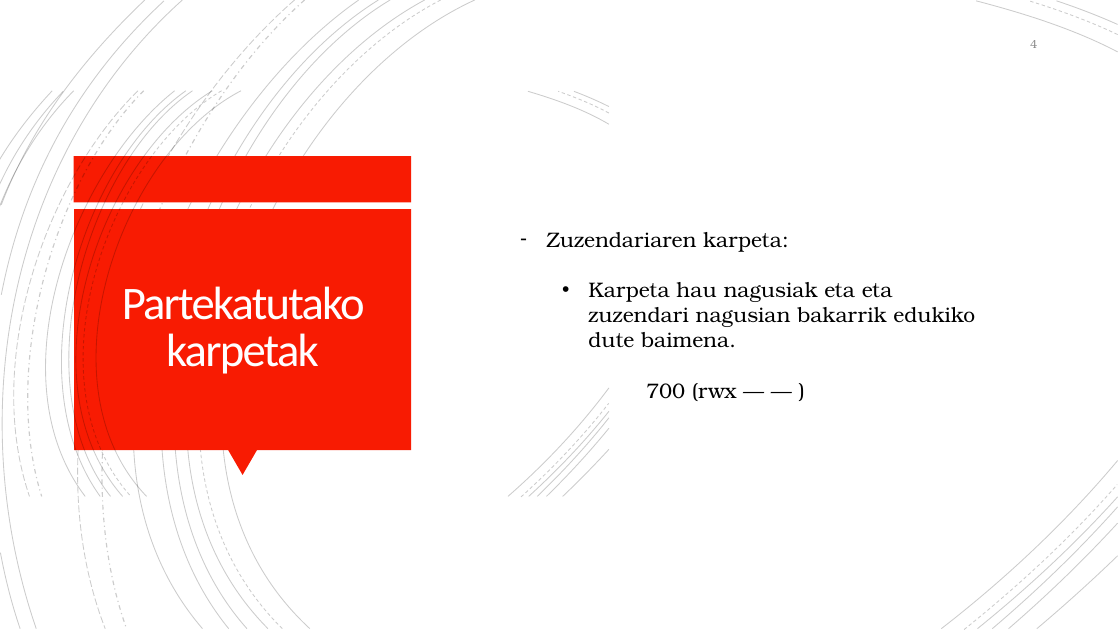
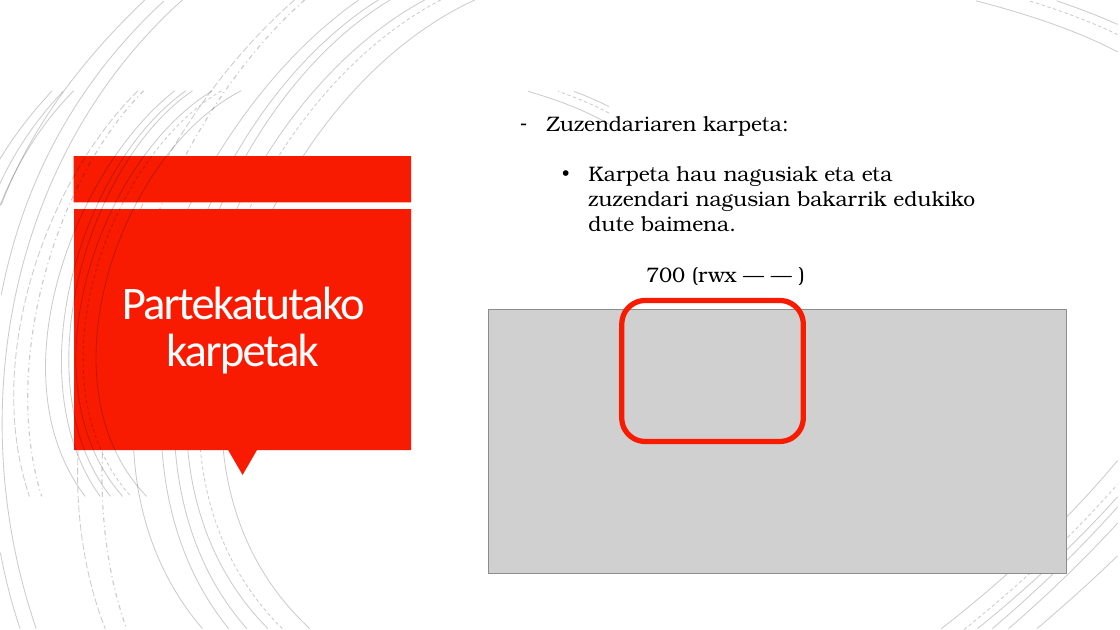
Before and after one commit to OceansForce/Erronka_5_Taldea, a slide deck: slide 4 of Aurkezpena/AurkezpenaTaldea5.pptx. Drawn at 1120x630 pixels with LibreOffice and Linux fonts; fonts in the diff are those of the drawing; grey boxes stand for pictures; background and template pictures are left out. Boxes give left, top, right and bottom in pixels: in the first picture for what was removed or moved away, otherwise in the second. Text is boxed around its words. In the diff, an @@ line names an element or a change of style, - is before the commit and + after.

```diff
--- a/Aurkezpena/AurkezpenaTaldea5.pptx
+++ b/Aurkezpena/AurkezpenaTaldea5.pptx
@@ page number removed at [1030, 40, 1037, 48] @@
-4
@@ text "Zuzendariaren karpeta:" rewrapped from [546, 232, 975, 401] to [546, 111, 975, 285] @@
@@ picture added at [488, 310, 1066, 574] @@
@@ rounded rectangle added at [622, 301, 803, 442], outline #F81B02 4.5 pt @@
@@ group removed at [508, 388, 609, 497]: 6 freeform shapes @@
```
Also in this commit, not shown: 5 other slides changed, 1 slide added, 1 slide removed, 3 other files.
